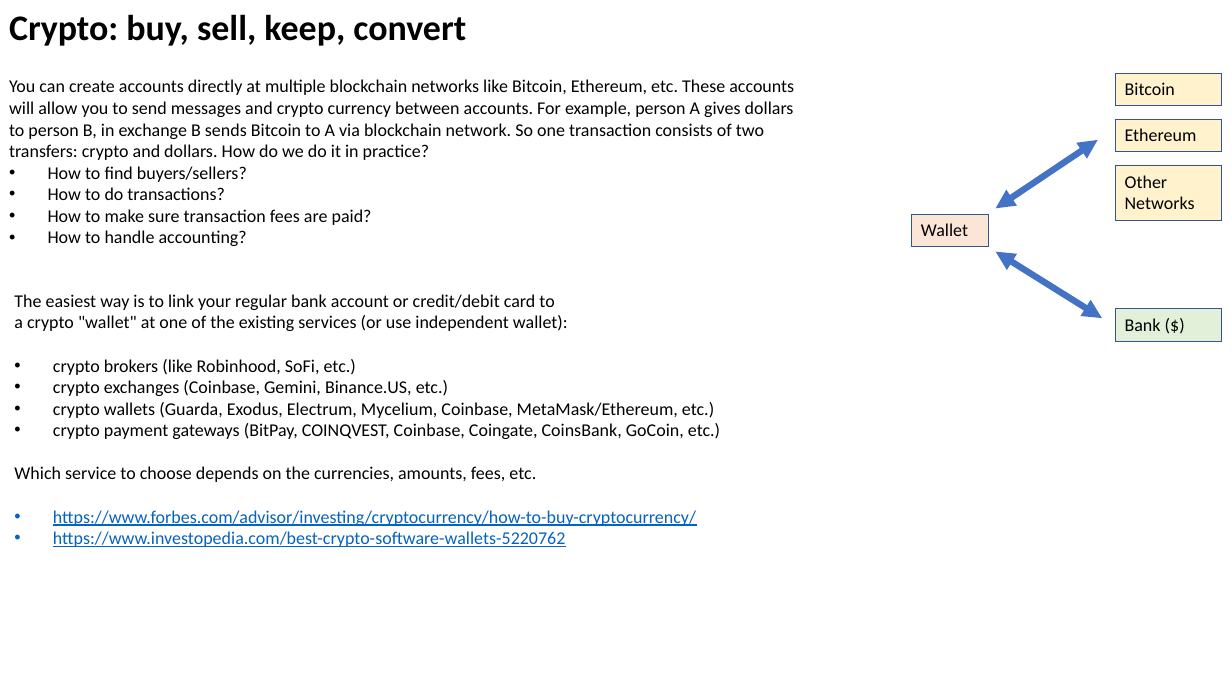
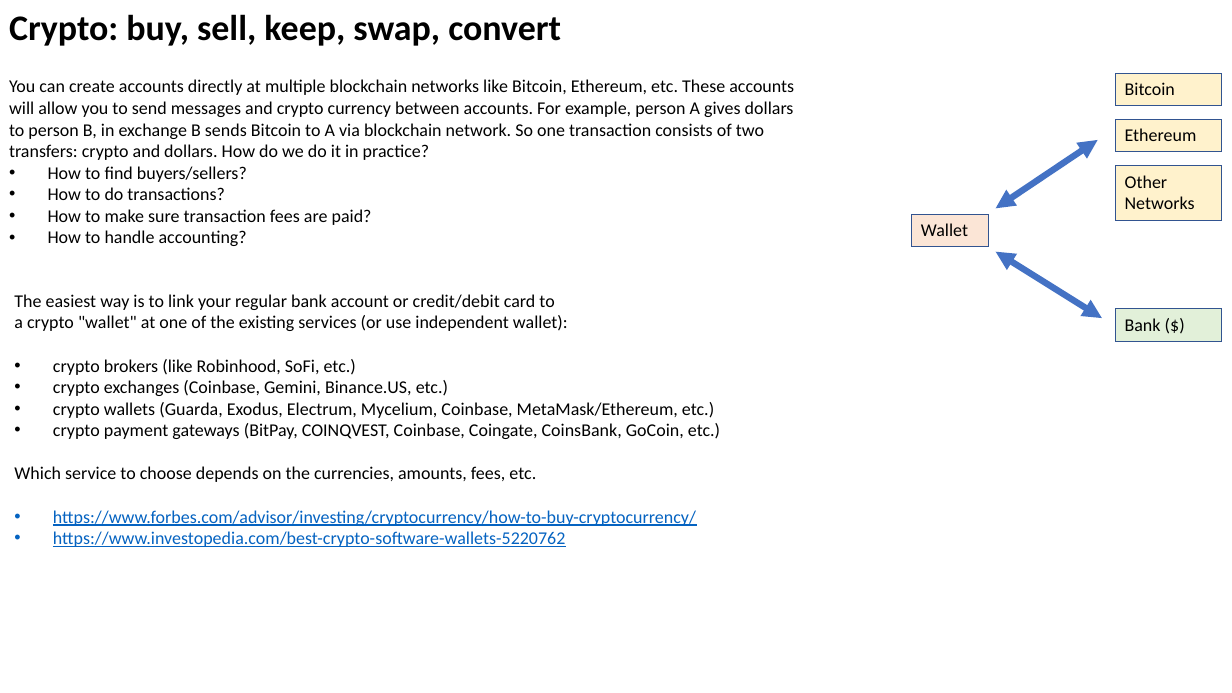
Before and after one commit to lselector/crypto, a slide deck: slide 1 of crypto_05_exchanges.pptx. Drawn at 1232x693 pixels with LibreOffice and Linux fonts; fonts in the diff are those of the drawing. Boxes give left, top, right and bottom in pixels: in the first picture for what was removed or moved away, otherwise in the second. Text is boxed around its words. In the diff, an @@ line names an element or a change of style, - is before the commit and + after.

```diff
--- a/crypto_05_exchanges.pptx
+++ b/crypto_05_exchanges.pptx
@@ text at box(9, 14, 561, 46): text changed @@
-Crypto: buy, sell, keep, convert
+Crypto: buy, sell, keep, swap, convert
```
Also in this commit, not shown: 5 other files.
